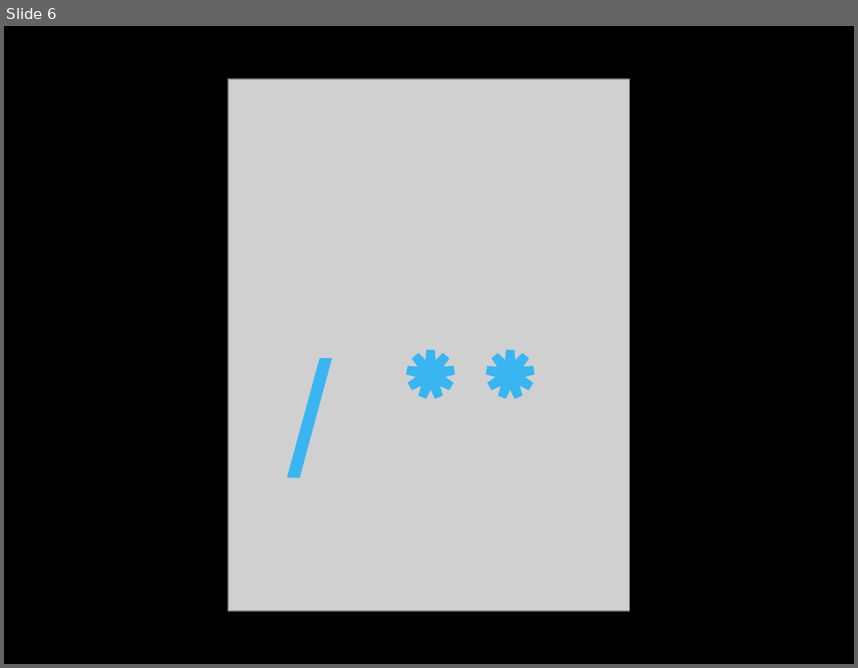
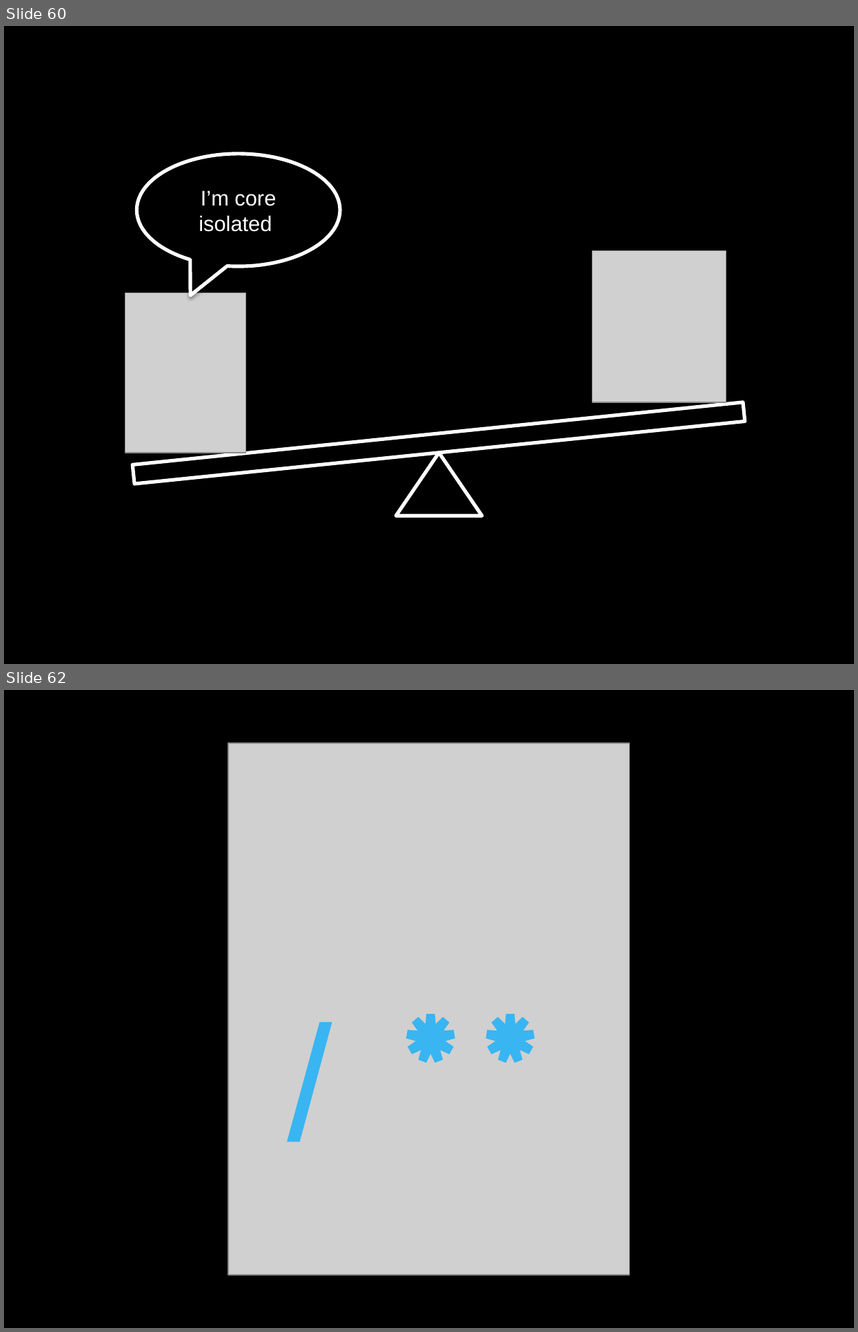
Before and after one commit to socketwench/exampleModuleAintCore, a slide deck: src/exampleModuleAintCore.pptx. Shown one above the other, each under a label of ours: slide 6 before the commit, slides 60 and 62 after it; the slides between them are not shown. The pictures are 858x668 and 858x1332 pixels, drawn with LibreOffice and Linux fonts; fonts in the diff are those of the drawing; grey boxes stand for pictures. Boxes give left, top, right and bottom in pixels: in the first picture for what was removed or moved away, otherwise in the second. Text is boxed around its words. In the diff, an @@ line names an element or a change of style, - is before the commit and + after.

```diff
--- a/src/exampleModuleAintCore.pptx
+++ b/src/exampleModuleAintCore.pptx
@@ slide 60 added at [4,26,854,664], background #000000 @@
@@ speech bubble added at [136,154,340,265], outline #FFFFFF 3 pt, 18 pt, text #FFFFFF @@
+I’m core isolated
@@ picture added at [593,250,726,402] @@
@@ picture added at [125,293,245,452] @@
@@ rectangle added at [132,402,744,483], outline #FFFFFF 3 pt @@
@@ triangle added at [396,452,481,516], outline #FFFFFF 3 pt @@
@@ what was slide 6 is now slide 62 @@
```
Also in this commit, not shown: 1 slide changed, 13 other slides added, 1 slide removed, 9 other files.
